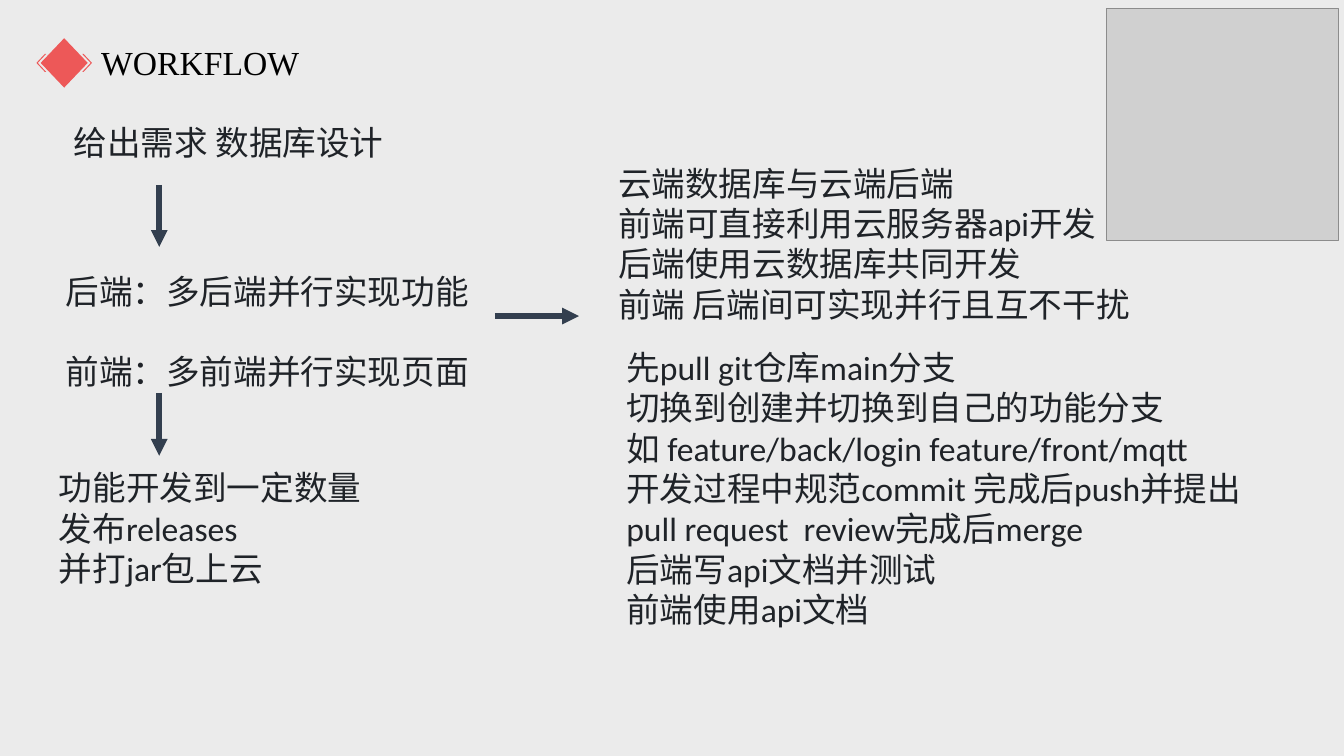
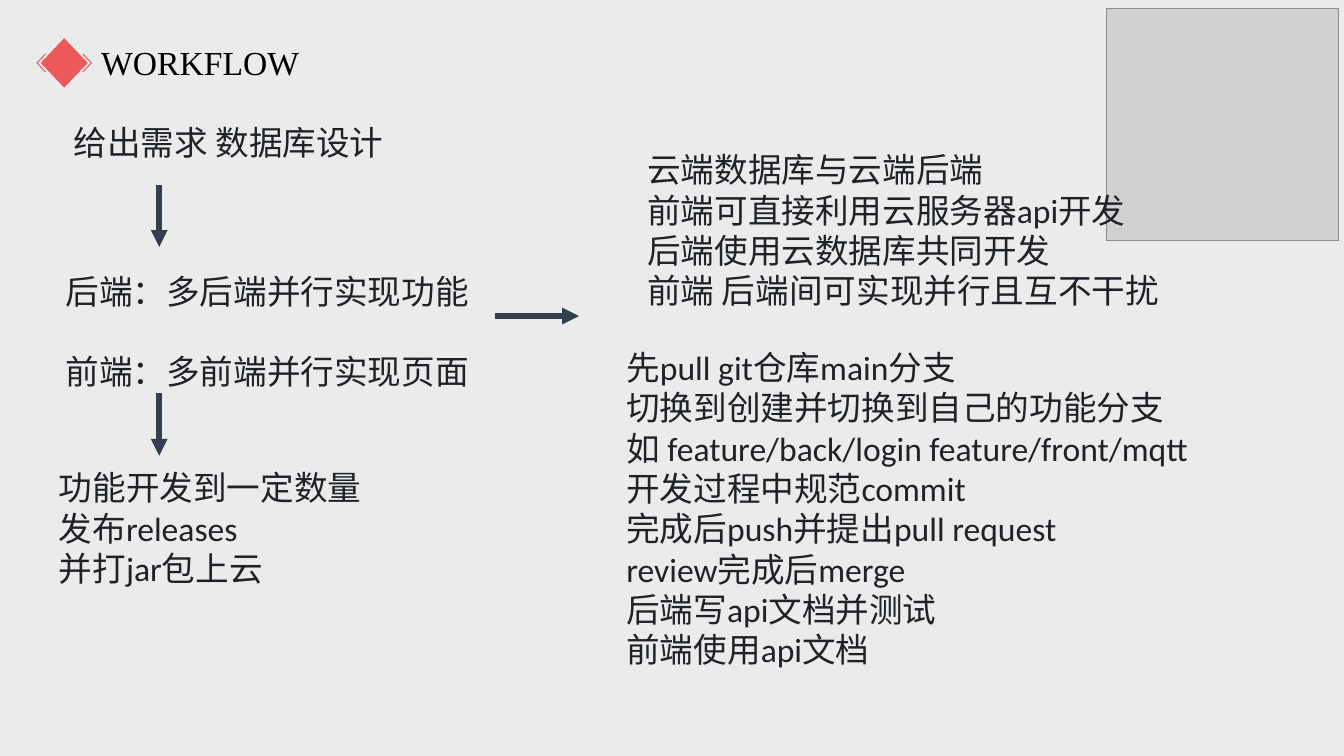
Before and after one commit to Painnb/jiulongpo-slayer, a slide deck: slide 6 of 实训项目中期汇报.pptx (slide 4 before the commit). Drawn at 1344x756 pixels with LibreOffice and Linux fonts; fonts in the diff are those of the drawing; grey boxes stand for pictures. Boxes give left, top, right and bottom in pixels: in the first picture for what was removed or moved away, otherwise in the second. Text is boxed around its words. In the diff, an @@ line names an element or a change of style, - is before the commit and + after.

```diff
--- a/实训项目中期汇报.pptx
+++ b/实训项目中期汇报.pptx
@@ text "云端数据库与云端后端": place and size @@
-text "云端数据库与云端后端" at (618, 167, 1130, 320)
+text "云端数据库与云端后端" at (647, 153, 1159, 306)
@@ text at (626, 466, 1056, 588): text changed @@
-开发过程中规范commit 完成后push并提出pull request review完成后merge
+开发过程中规范commit
+完成后push并提出pull request
+review完成后merge
```
Also in this commit, not shown: 5 other slides changed, 2 slides added, 1 other file.
